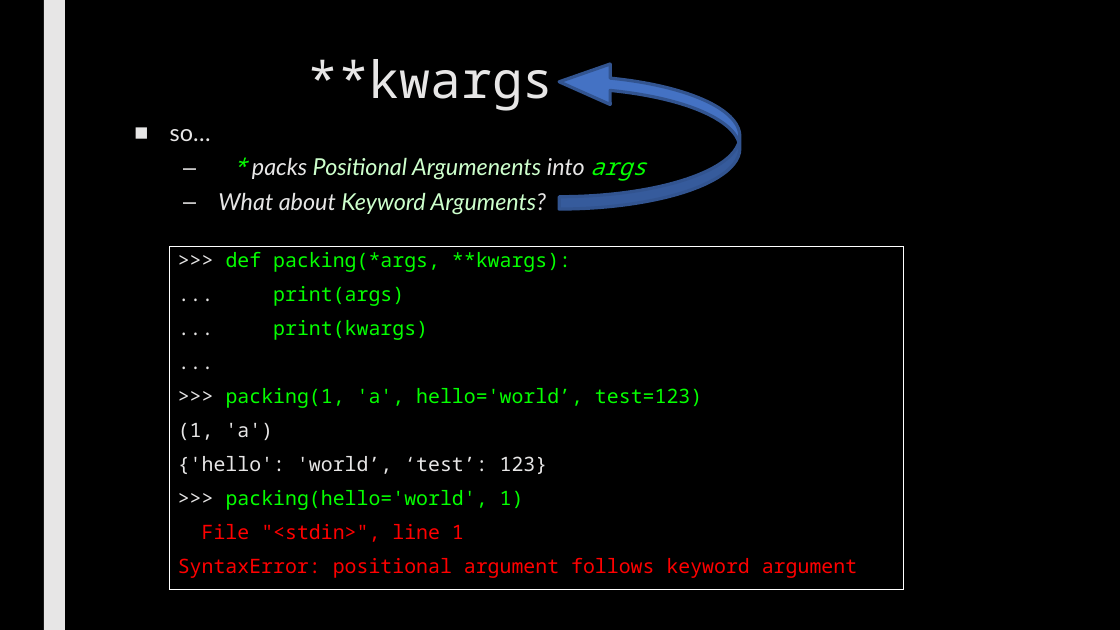
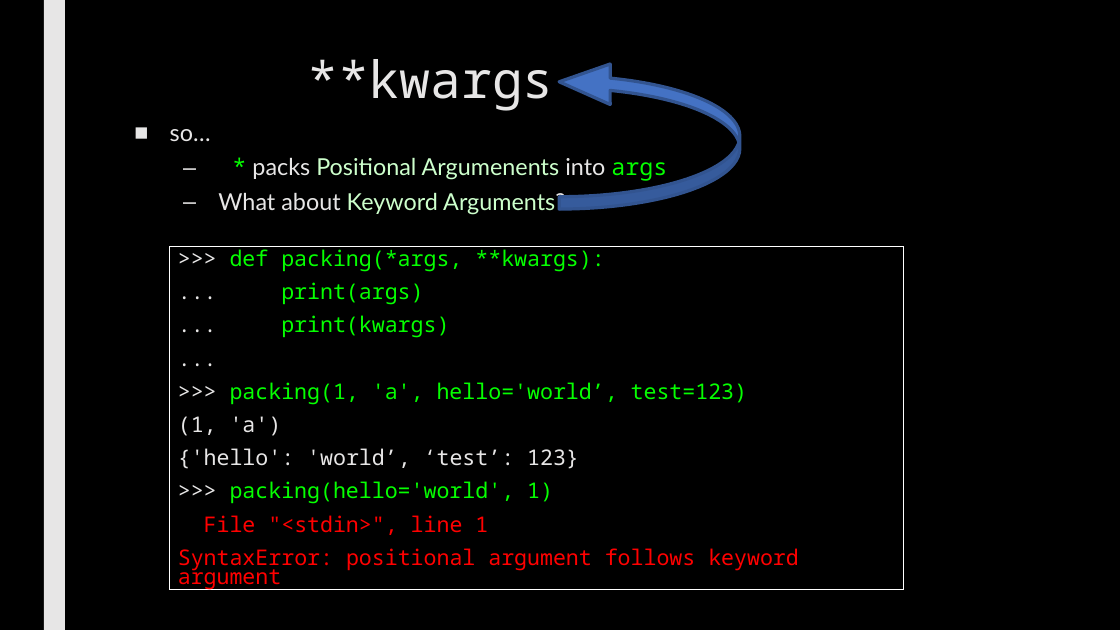
Before and after one commit to max7patek/metaprogramming, a slide deck: slide 6 of slides/03-Closures.pptx. Drawn at 1120x630 pixels with LibreOffice and Linux fonts; fonts in the diff are those of the drawing. Boxes give left, top, right and bottom in pixels: in the first picture for what was removed or moved away, otherwise in the second. Text is boxed around its words. In the diff, an @@ line names an element or a change of style, - is before the commit and + after.

```diff
--- a/slides/03-Closures.pptx
+++ b/slides/03-Closures.pptx
@@ text at (218, 157, 667, 215): italic off @@
@@ rectangle ">>> def packing(*args, **kwargs):" at (170, 247, 904, 590): size 17 to 18.5 pt; line spacing 0.84 to 0.74 @@
```
Also in this commit, not shown: 6 other slides changed.
